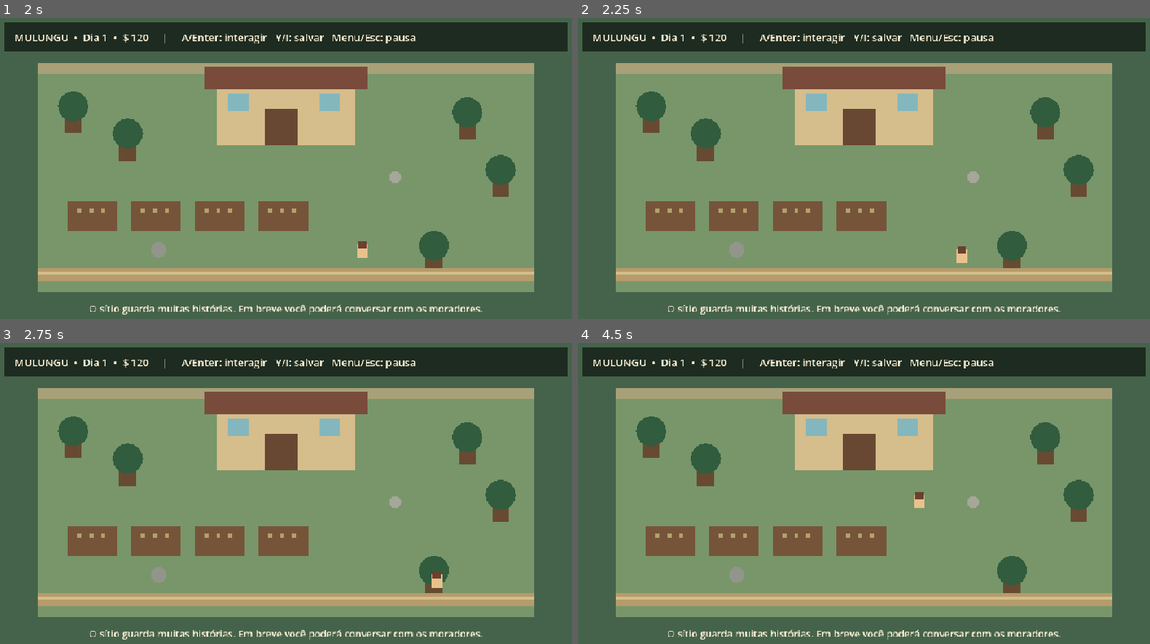
Above: before the commit, frames 1-4 (two rows, left to right).
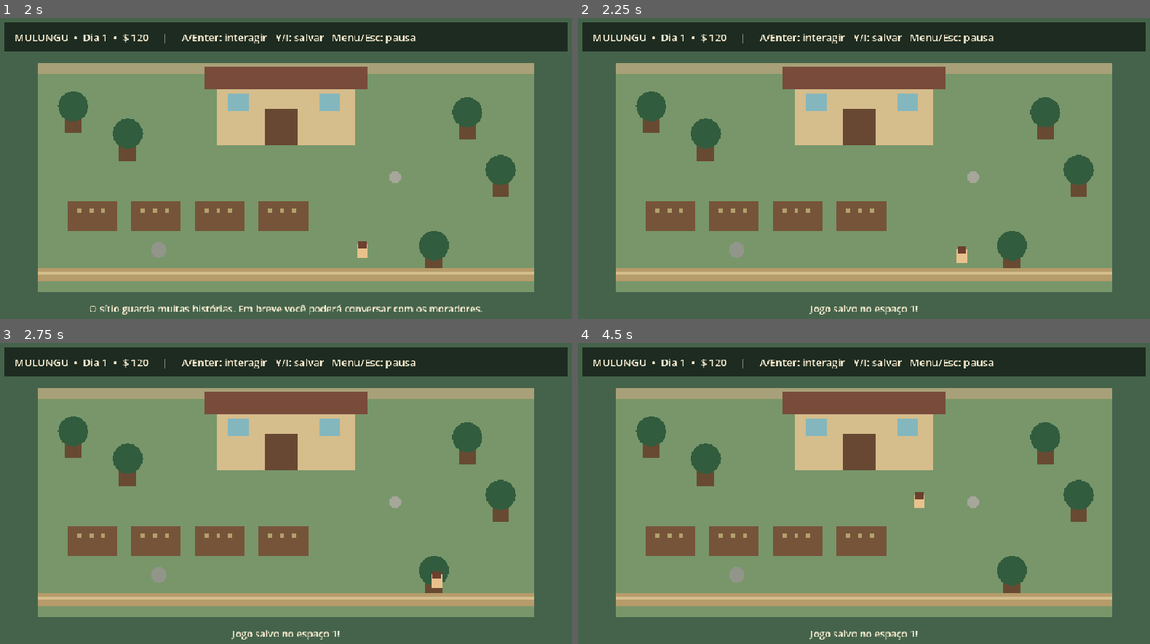
Above: after the commit, the same moments.

Repository: fbsdfb053-commits/The-past-of-Nordeste
Game: Godot game, scene res://scenes/main.tscn
The game is run twice, just before and just after one commit, with the same random seed, the same clock (stepped at 60 frames per second) and the same inputs.
Inputs:
- Up to frame 1 (2 s): tap Enter (interact) at 0.5 s; hold D (move_right) 0.53-1.28 s; hold Enter (interact) 0.53-1.28 s; tap Space at 0.77, 1.52 s; hold S (move_down) from 1.28 s (still down); tap E at 1.35 s
- Up to frame 2 (2.25 s): release S (move_down) at 2.03 s; hold D (move_right) from 2.03 s (still down); tap Y at 2.1 s
- Up to frame 3 (2.75 s): keep holding D (move_right)
- Up to frame 4 (4.5 s): release D (move_right) at 2.78 s; hold W (move_up) 2.78-3.53 s; tap Enter (interact) at 2.85 s; tap Space at 3.02, 3.77 s; hold A (move_left) from 3.53 s (still down); tap E at 3.6 s; tap Y at 4.35 s

Frame 1 is identical in both runs. In frame 2, 0.8% of the frame differs, in the area x 15-85%, y 95-99%; in frame 3, 0.8%; in frame 4, 0.8%.
Error before the commit: Parse Error: Static function "globalizeize_path()" not found in base "GDScriptNativeClass". (res://scripts/save_manager.gd:49)

Commit message:
Corrige caminho de substituição do salvamento

Diff:
--- a/scripts/save_manager.gd
+++ b/scripts/save_manager.gd
@@ -46,7 +46,7 @@
 		if backup_error != OK:
 			push_error("Falha ao preservar o salvamento anterior.")
 			return false
-	var replace_error := DirAccess.rename_absolute(ProjectSettings.globalize_path(temp_path), ProjectSettings.globalizeize_path(target))
+	var replace_error := DirAccess.rename_absolute(ProjectSettings.globalize_path(temp_path), ProjectSettings.globalize_path(target))
 	if replace_error != OK:
 		if FileAccess.file_exists(backup):
 			DirAccess.rename_absolute(ProjectSettings.globalize_path(backup), ProjectSettings.globalize_path(target))
